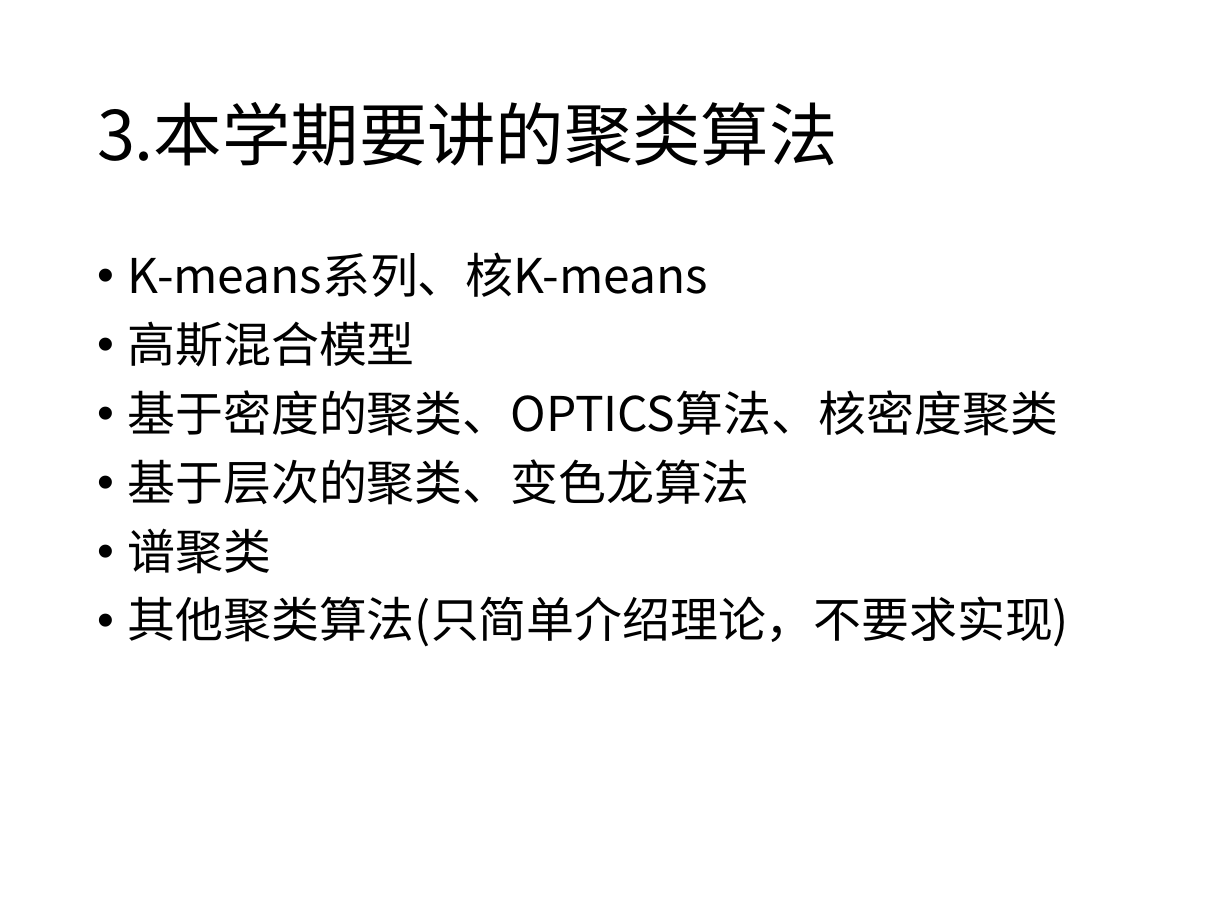
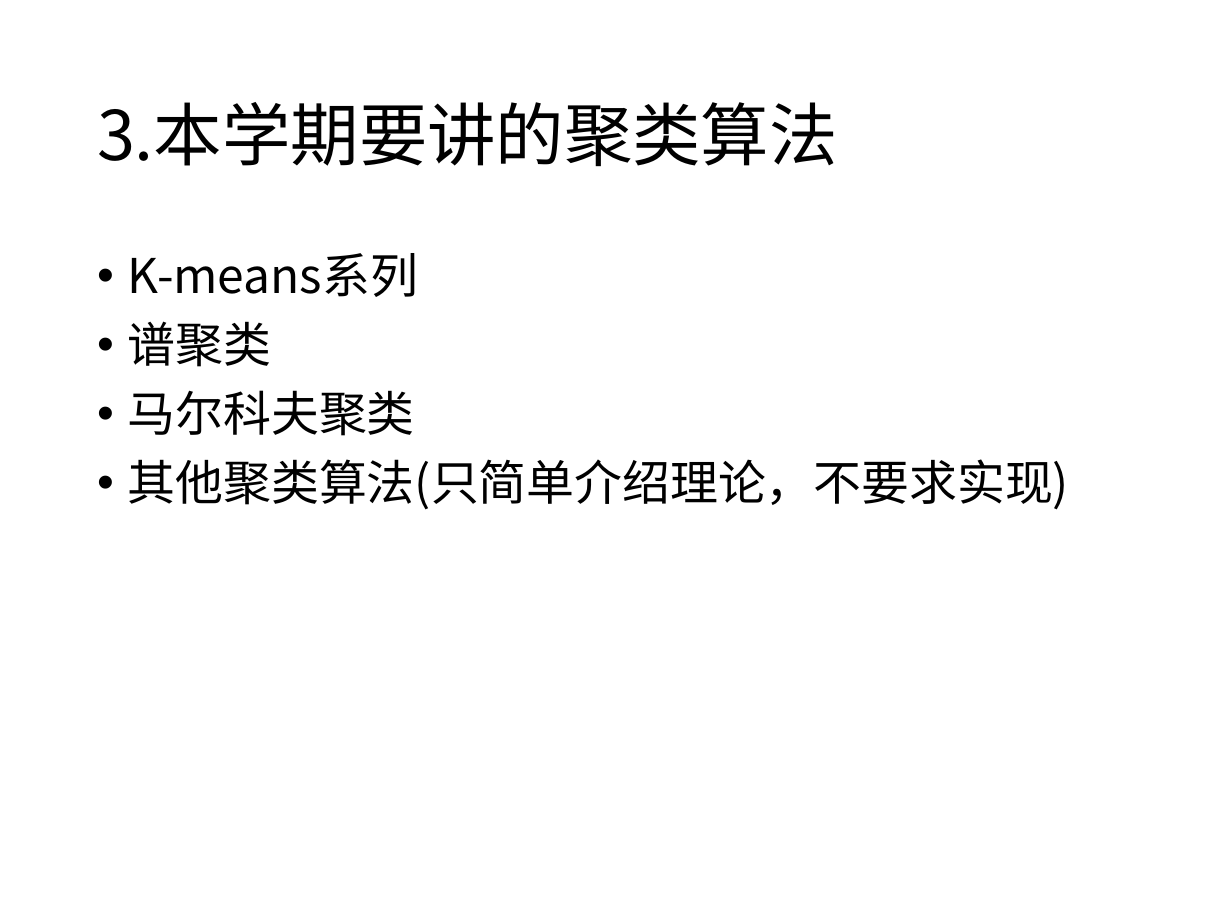
Before and after one commit to edu2act/course-cluster, a slide deck: slide 11 of ch1/第一章 绪论.pptx (slide 14 before the commit). Drawn at 1232x924 pixels with LibreOffice and Linux fonts; fonts in the diff are those of the drawing. Boxes give left, top, right and bottom in pixels: in the first picture for what was removed or moved away, otherwise in the second. Text is boxed around its words. In the diff, an @@ line names an element or a change of style, - is before the commit and + after.

```diff
--- a/ch1/第一章 绪论.pptx
+++ b/ch1/第一章 绪论.pptx
@@ text at [128, 253, 418, 297]: text changed @@
-• K-means系列、核K-means
-• 高斯混合模型
-• 基于密度的聚类、OPTICS算法、核密度聚类
-• 基于层次的聚类、变色龙算法
+• K-means系列
@@ text at [128, 390, 415, 436]: paragraph added @@
+• 马尔科夫聚类
```
Also in this commit, not shown: 3 slides removed, 1 other file.
